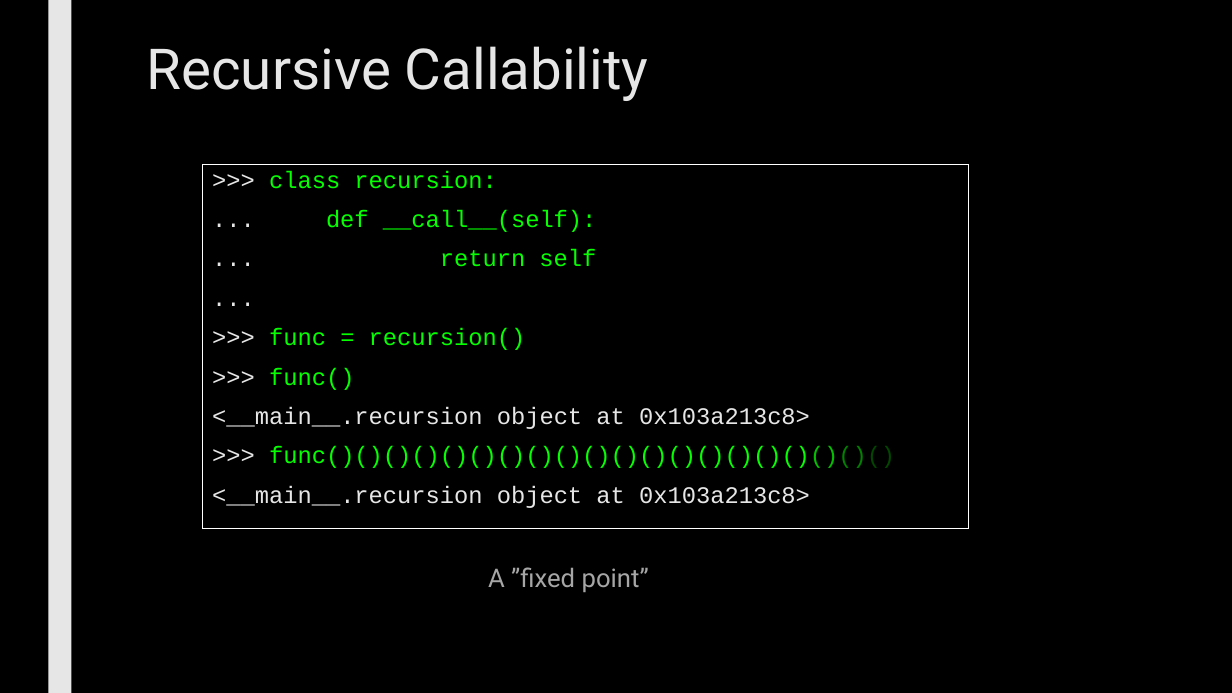
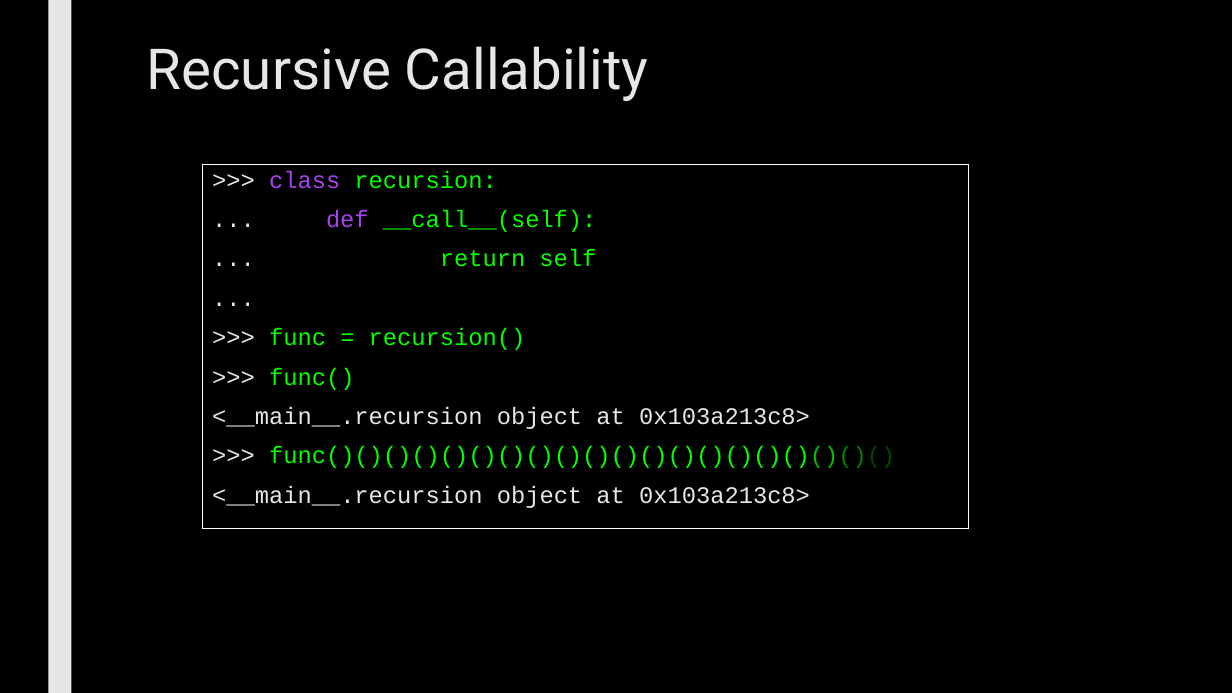
Before and after one commit to max7patek/metaprogramming, a slide deck: slide 9 of slides/02-FirstClassFunctions.pptx (slide 8 before the commit). Drawn at 1232x693 pixels with LibreOffice and Linux fonts; fonts in the diff are those of the drawing. Boxes give left, top, right and bottom in pixels: in the first picture for what was removed or moved away, otherwise in the second. Text is boxed around its words. In the diff, an @@ line names an element or a change of style, - is before the commit and + after.

Commit message:
updated first class function slides

```diff
--- a/slides/02-FirstClassFunctions.pptx
+++ b/slides/02-FirstClassFunctions.pptx
@@ text in rectangle at [269,170,597,232]: text colour #05FF00 to #A643ED in "class", "def" @@
@@ text removed at [488,567,649,592] @@
-A ”fixed point”
```
Also in this commit, not shown: 8 other slides changed, 3 slides added, 6 slides removed.
